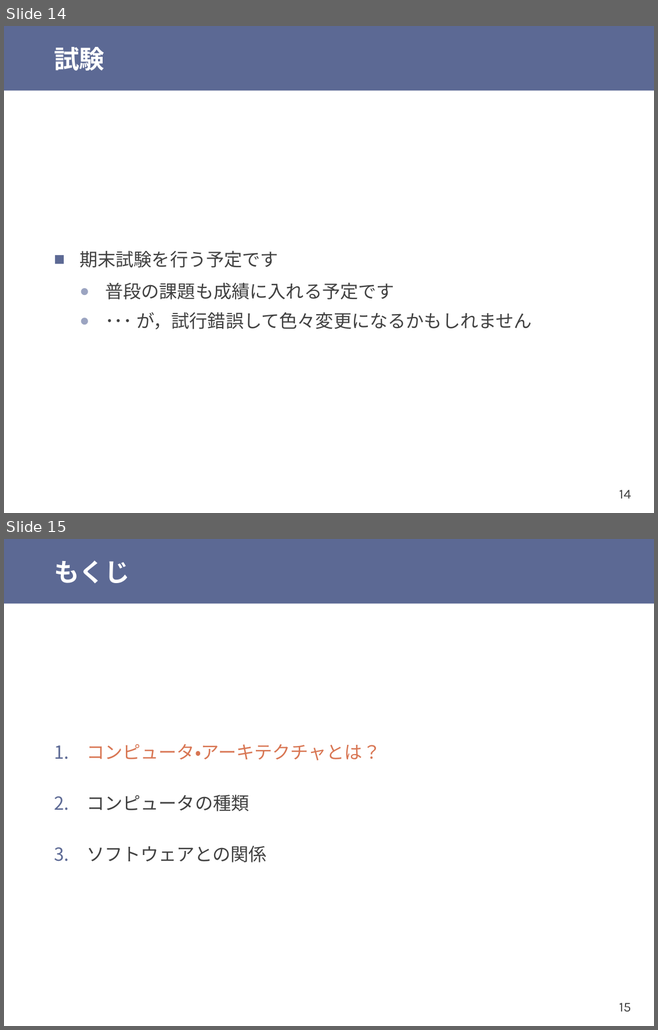
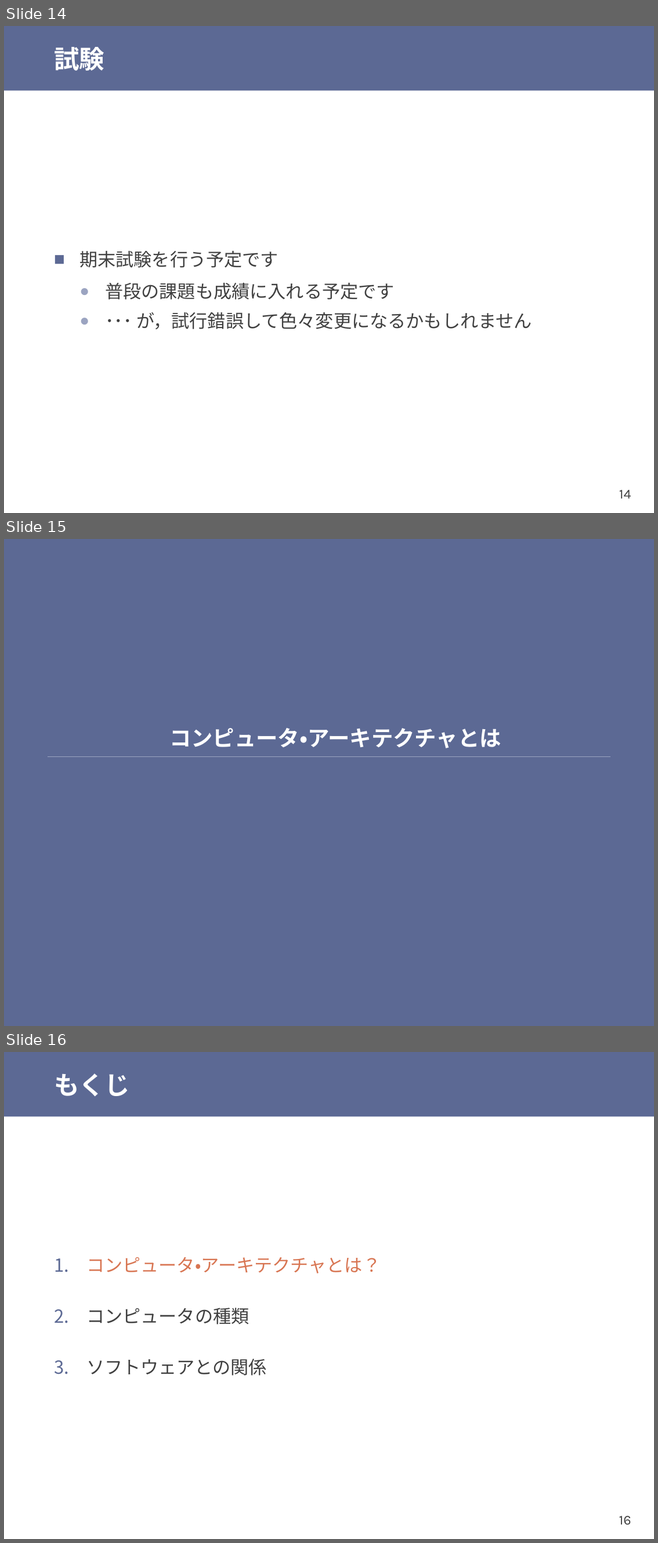
Before and after one commit to shioyadan/otya-computer-architecture-i, a slide deck: cai-shioya-01.pptx. Shown one above the other, each under a label of ours: slides 14 and 15 before the commit, slides 14, 15 and 16 after it. The pictures are 658x1030 and 658x1543 pixels, drawn with LibreOffice and Linux fonts; fonts in the diff are those of the drawing. Boxes give left, top, right and bottom in pixels: in the first picture for what was removed or moved away, otherwise in the second. Text is boxed around its words. In the diff, an @@ line names an element or a change of style, - is before the commit and + after.

```diff
--- a/cai-shioya-01.pptx
+++ b/cai-shioya-01.pptx
@@ slide 15 added at (4, 539, 654, 1026), background #5C6994 @@
@@ rectangle added at (4, 539, 654, 1026), fill #5C6994 @@
@@ title added at (169, 728, 501, 748), 24 pt, text #FFFFFF, bold @@
+コンピュータ・アーキテクチャとは
@@ line added from (48, 757) to (610, 757), #9BA4C1 0.75 pt @@
@@ what was slide 15 is now slide 16 @@
@@ page number at (619, 1516, 631, 1525): text changed @@
-15
+16
```
Also in this commit, not shown: 5 slides changed, 1 other slide added, 1 slide removed, 2 other files.
